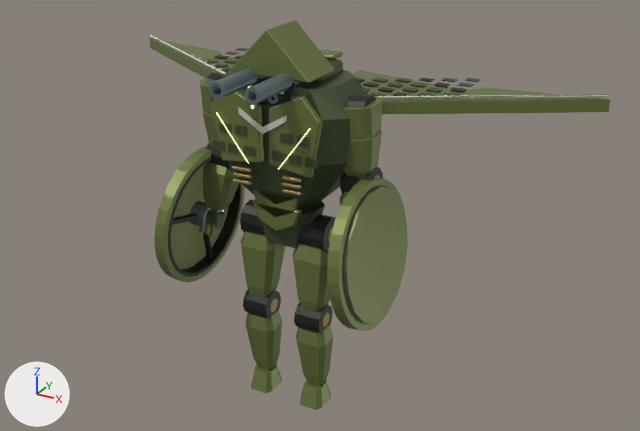
A saved change to the glTF model public/assets/models/combat/t11.glb.
Both versions are drawn from a 50 mm lens placed at (5.8, -9.67, 7.89), pointed at (0.89, -0.74, 3.42). Every picture has the same lights, and +X, +Y and +Z are marked at lower left. The older version comes first. Where no turn or scale is listed for an object, it has been applied to the vertices.

In view in the first picture: 'Export_chest_armor', 'Export_chest_shade', 'Export_gun_recoil_steel', 'Export_head_armor', 'Export_heavy_recoil_steel', 'Export_hip_l_armor', 'Export_hip_r_armor', 'Export_knee_r_armor', 'Export_rotor_hinge_l_armor', 'Export_rotor_hinge_r_armor', 'Export_shoulder_l_armor', 'Export_wing_l_armor' and 76 more.
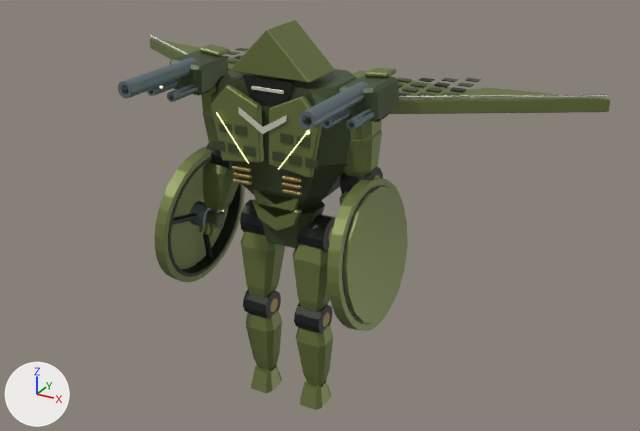
ob_heavy is not drawn itself; it is the parent of ob_charge_hinge, ob_heavy_recoil.
ob_gun is not drawn itself; it is the parent of ob_charge_hinge_r, ob_gun_recoil.

Location of each change, (x1, y1, x2, y2) in pixels of the pictures (640 x 431 px):
'Export_heavy_recoil_steel', moved, turned
    before: (245, 73, 301, 105)
    after: (299, 82, 374, 130)
'Export_gun_recoil_steel', moved, turned
    before: (210, 68, 268, 99)
    after: (118, 58, 198, 102)
'Export_heavy_recoil_shade', moved, turned (mostly hidden before)
    before: (314, 59, 343, 81)
    after: (338, 76, 399, 121)
'Export_gun_recoil_shade', moved, turned (not visible before)
    after: (170, 50, 228, 96)
'Export_charge_hinge_armor', moved, turned
    before: (320, 49, 343, 60)
    after: (365, 68, 396, 78)
'Export_charge_hinge_r_armor', moved, turned (not visible before)
    after: (200, 44, 230, 56)
'Export_heavy_recoil_dark', moved, turned (not visible before)
    after: (374, 114, 388, 122)
'Export_heavy_muzzle_glow', moved, turned
    before: (250, 105, 254, 109)
    after: (306, 130, 310, 135)

What changed in the scene script:
```text
Change ob_heavy:
    ob_heavy.parent: ob_wing_l -> ob_shoulder_l
    ob_heavy.location: (0.0, -0.08, 0.28) -> (0.32, -0.04, 0.28)
    ob_heavy.rotation_euler: (0.0, 0.0, 0.0) -> (-0.0577, 0.000161, 0.00599)  # degrees (0, 0, 0) -> degrees (-3.3, 0, 0.3)
Change ob_gun:
    ob_gun.parent: ob_wing_r -> ob_shoulder_r
    ob_gun.location: (0.0, -0.08, 0.28) -> (-0.32, -0.04, 0.28)
    ob_gun.rotation_euler: (0.0, 0.0, 0.0) -> (-0.0577, -0.000161, -0.00599)  # degrees (0, 0, 0) -> degrees (-3.3, 0, -0.3)
```
